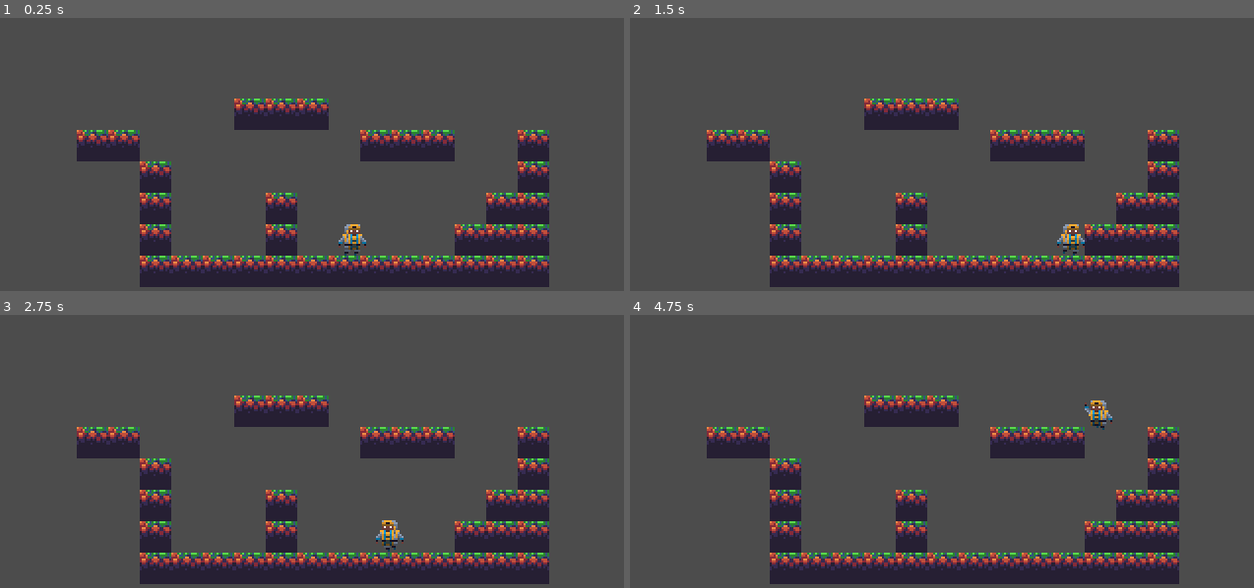
Above: before the commit, frames 1-4 (two rows, left to right).
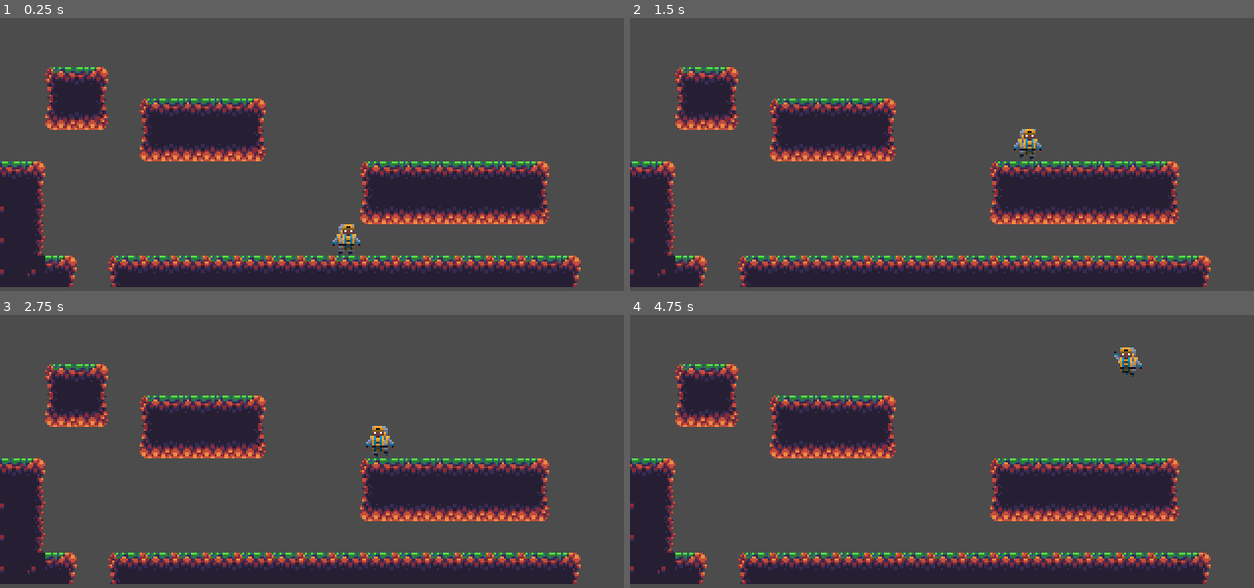
Above: after the commit, the same moments.

Repository: cmbailey87/8Bit4Ever
Game: Godot game, scene res://stageone.tscn
The game is run twice, just before and just after one commit, with the same random seed, the same clock (stepped at 60 frames per second) and the same inputs.
Inputs:
- Up to frame 1 (0.25 s): no input
- Up to frame 2 (1.5 s): hold Right (ui_right) from 0.53 s (still down); tap Up (ui_up) at 0.77 s
- Up to frame 3 (2.75 s): tap Up (ui_up) at 1.52 s; release Right (ui_right) at 2.03 s; hold Left (ui_left) from 2.03 s (still down)
- Up to frame 4 (4.75 s): release Left (ui_left) at 2.78 s; hold Right (ui_right) 2.78-4.28 s; tap Up (ui_up) at 3.02, 3.77, 4.52 s; hold Left (ui_left) from 4.28 s (still down)

The runs differ from the first frame. In frame 1, 27% of the frame differs, in the area x 0-94%, y 17-99%; in frame 2, 27%; in frame 3, 27%; in frame 4, 27%, in the area x 0-94%, y 11-99%.

Commit message:
added Idle to animation for ninja, updated level and player screen, modified stage camera

Diff:
--- a/player.gd
+++ b/player.gd
@@ -2,7 +2,7 @@
 
 #constant cant be change, 60 pixels per second
 const speed = 60
-const jump_power = -200
+const jump_power = -250
 const gravity = 10
 
 #zero negative 1 is top of box, 0 one is top of box
--- a/player1NEw.tscn
+++ b/player1NEw.tscn
@@ -40,7 +40,7 @@
 custom_solver_bias = 0.0
 extents = Vector2( 6.99454, 8.03402 )
 
-[node name="player" type="KinematicBody2D"]
+[node name="player" type="KinematicBody2D" index="0"]
 
 position = Vector2( 152.203, 68.2834 )
 input_pickable = false
@@ -57,6 +57,7 @@
 
 frames = SubResource( 1 )
 animation = "idle"
+frame = 1
 playing = true
 _sections_unfolded = [ "Material", "Pause", "Transform", "Visibility", "Z Index" ]
 
--- a/reference groudtileset - node2d.tscn
+++ b/reference groudtileset - node2d.tscn
@@ -13,7 +13,6 @@
 
 [node name="ground01" type="Sprite" parent="." index="0"]
 
-editor/display_folded = true
 position = Vector2( 45.2259, 21.7052 )
 texture = ExtResource( 1 )
 region_enabled = true
@@ -377,6 +376,7 @@
 
 [node name="box01" type="Sprite" parent="." index="14"]
 
+editor/display_folded = true
 position = Vector2( 67.5348, 94.6225 )
 texture = ExtResource( 1 )
 region_enabled = true
--- a/stageone.tscn
+++ b/stageone.tscn
@@ -1,6 +1,6 @@
 [gd_scene load_steps=3 format=2]
 
-[ext_resource path="res://newtileset.tres" type="TileSet" id=1]
+[ext_resource path="res://ground tileset.tres" type="TileSet" id=1]
 [ext_resource path="res://player1NEw.tscn" type="PackedScene" id=2]
 
 [node name="stageone" type="Node2D" index="0"]
@@ -24,7 +24,7 @@
 collision_mask = 1
 occluder_light_mask = 1
 format = 1
-tile_data = PoolIntArray( 131077, 0, 0, 131078, 0, 0, 131079, 0, 0, 196608, 0, 0, 196609, 0, 0, 196617, 0, 0, 196618, 0, 0, 196619, 0, 0, 196622, 0, 0, 262146, 0, 0, 262158, 0, 0, 327682, 0, 0, 327686, 0, 0, 327693, 0, 0, 327694, 0, 0, 393218, 0, 0, 393222, 0, 0, 393228, 0, 0, 393229, 0, 0, 393230, 0, 0, 458754, 0, 0, 458755, 0, 0, 458756, 0, 0, 458757, 0, 0, 458758, 0, 0, 458759, 0, 0, 458760, 0, 0, 458761, 0, 0, 458762, 0, 0, 458763, 0, 0, 458764, 0, 0, 458765, 0, 0, 458766, 0, 0 )
+tile_data = PoolIntArray( 131071, 4, 0, 65536, 5, 0, 196607, 1610612744, 0, 131072, 1610612742, 0, 131074, 4, 0, 131075, 1, 0, 131076, 1, 0, 131077, 5, 0, 196610, 1610612744, 0, 196611, 1610612743, 0, 196612, 1610612743, 0, 196613, 1610612742, 0, 327677, 1, 0, 327678, 5, 0, 262153, 4, 0, 262154, 1, 0, 262155, 1, 0, 262156, 1, 0, 262157, 1, 0, 262158, 5, 0, 393213, 3, 0, 393214, 11, 0, 327689, 1610612744, 0, 327690, 1610612743, 0, 327691, 1610612743, 0, 327692, 1610612743, 0, 327693, 1610612743, 0, 327694, 1610612742, 0, 458749, 3, 0, 458750, 11, 0, 524285, 3, 0, 524286, 3, 0, 524287, 5, 0, 458753, 4, 0, 458754, 0, 0, 458755, 0, 0, 458756, 0, 0, 458757, 0, 0, 458758, 0, 0, 458759, 0, 0, 458760, 0, 0, 458761, 0, 0, 458762, 0, 0, 458763, 0, 0, 458764, 0, 0, 458765, 0, 0, 458766, 0, 0, 458767, 5, 0 )
 _sections_unfolded = [ "Cell" ]
 
 [node name="player" parent="." index="1" instance=ExtResource( 2 )]
